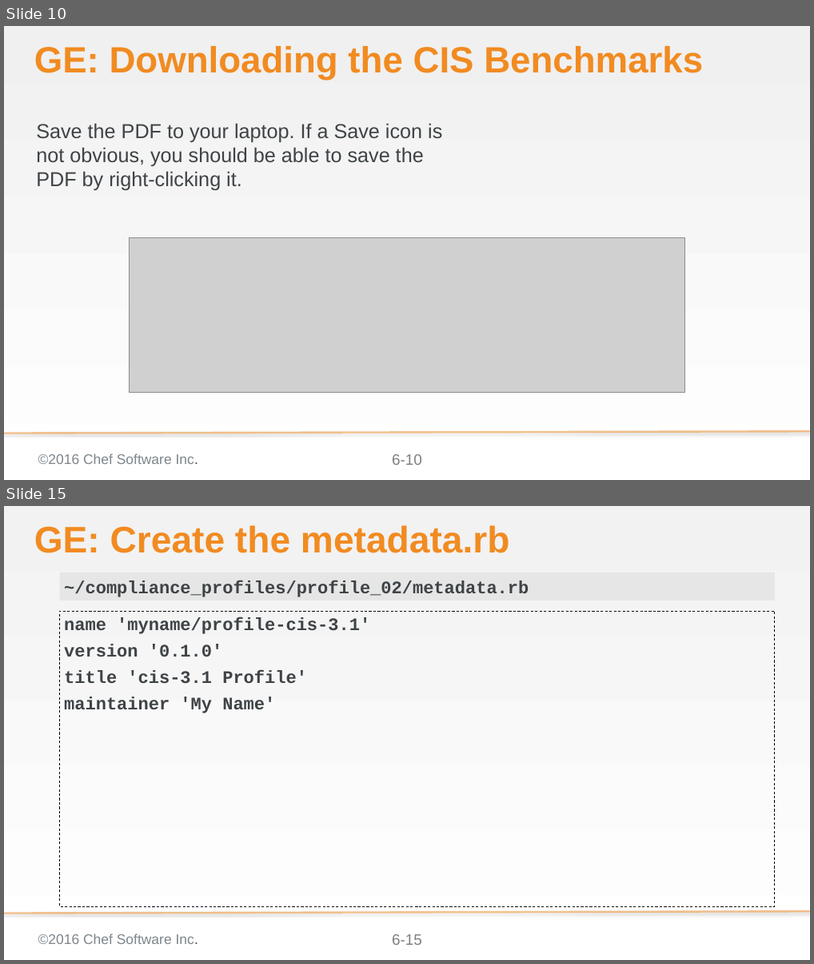
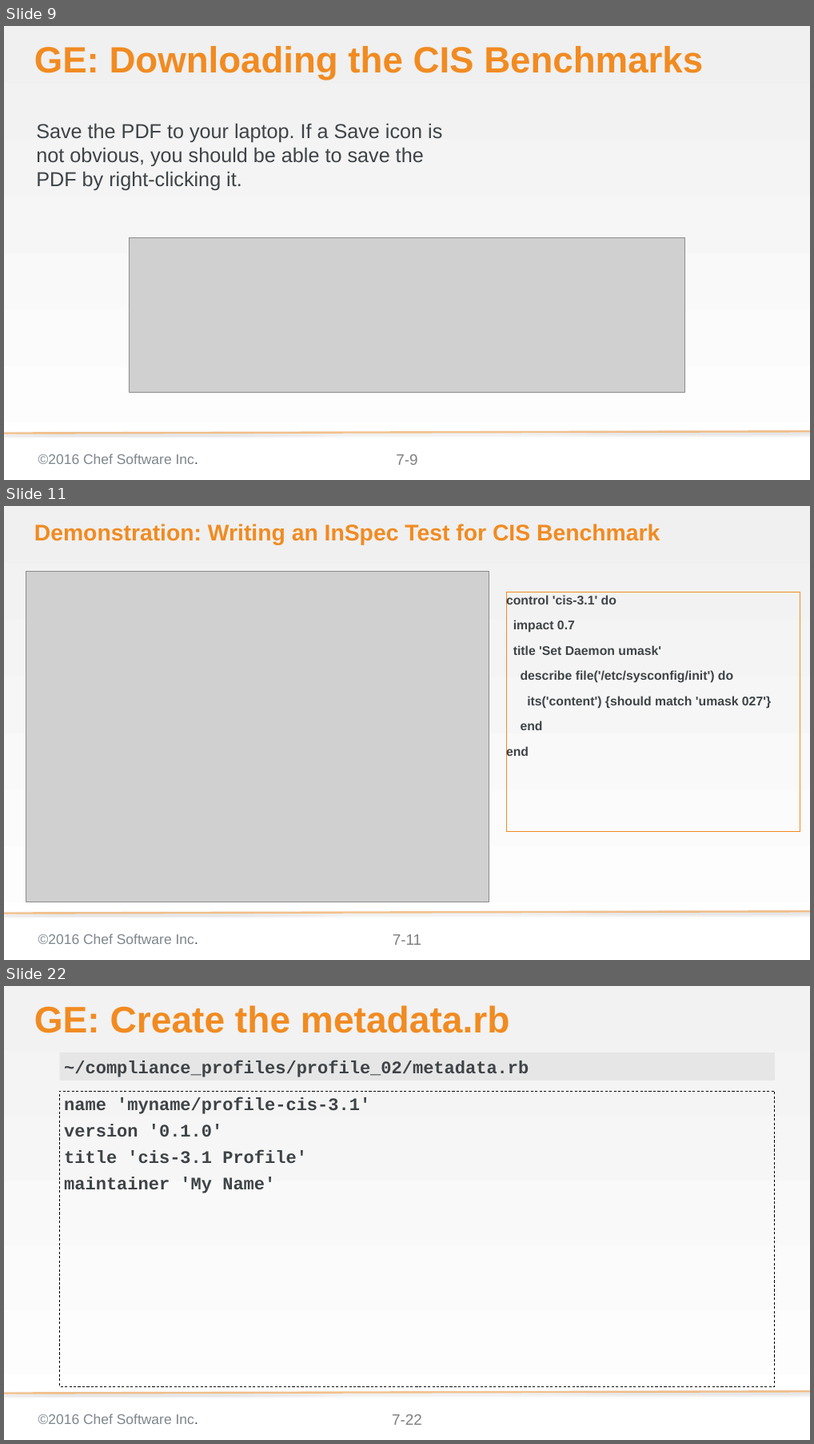
Before and after one commit to bchamby/chef-compliance-installation-configuration-operation, a slide deck: 07-compliance-frameworks-inspec.pptx. Shown one above the other, each under a label of ours: slides 10 and 15 before the commit, slides 9, 11 and 22 after it; the slides between them are not shown. The pictures are 814x964 and 814x1444 pixels, drawn with LibreOffice and Linux fonts; fonts in the diff are those of the drawing; grey boxes stand for pictures; background and template pictures are left out. Boxes give left, top, right and bottom in pixels: in the first picture for what was removed or moved away, otherwise in the second. Text is boxed around its words. In the diff, an @@ line names an element or a change of style, - is before the commit and + after.

```diff
--- a/07-compliance-frameworks-inspec.pptx
+++ b/07-compliance-frameworks-inspec.pptx
@@ slide 11 added at (x1=4, y1=506, x2=810, y2=960), background gradient #F0F0F0 to #FFFFFF; not listed: 3 template elements that a slide beside it also shows @@
@@ title added at (x1=34, y1=524, x2=660, y2=545), 36 pt, text #F18B21, bold @@
+Demonstration: Writing an InSpec Test for CIS Benchmark
@@ picture added at (x1=26, y1=571, x2=489, y2=901) @@
@@ rectangle added at (x1=506, y1=592, x2=800, y2=831), outline #F18B21 0.75 pt, 20 pt, text #3E4346, bold @@
+control 'cis-3.1' do
+impact 0.7
+title 'Set Daemon umask'
+describe file('/etc/sysconfig/init') do
+its('content') {should match 'umask 027'}
+end
+end
@@ what was slide 10 is now slide 9 @@
@@ page number at (x1=396, y1=454, x2=418, y2=464): text changed @@
-6-10
+7-9
@@ what was slide 15 is now slide 22 @@
@@ page number at (x1=392, y1=1414, x2=422, y2=1424): text changed @@
-6-15
+7-22
```
Also in this commit, not shown: 8 slides changed, 12 other slides added, 2 slides removed.
